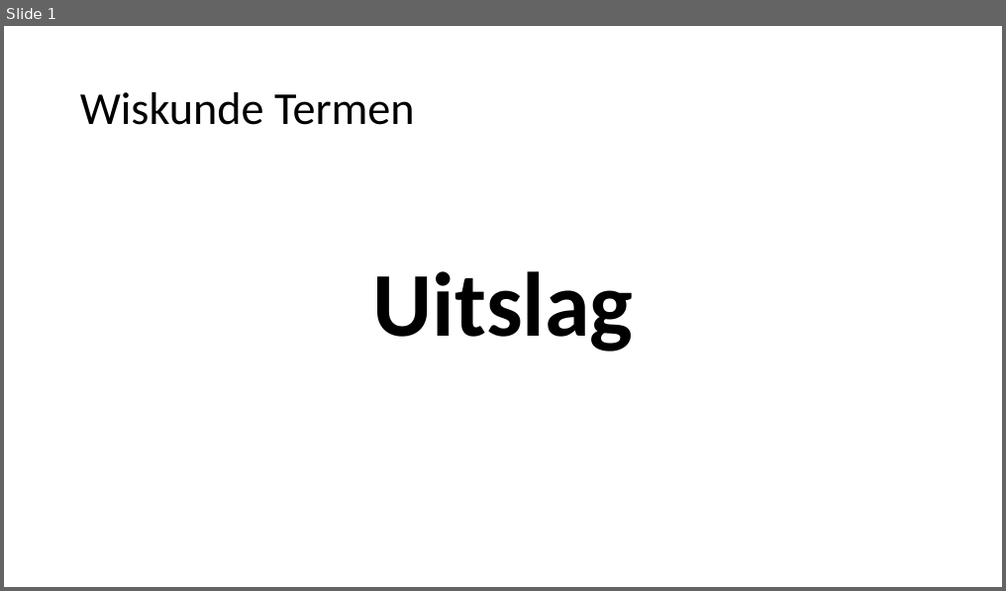
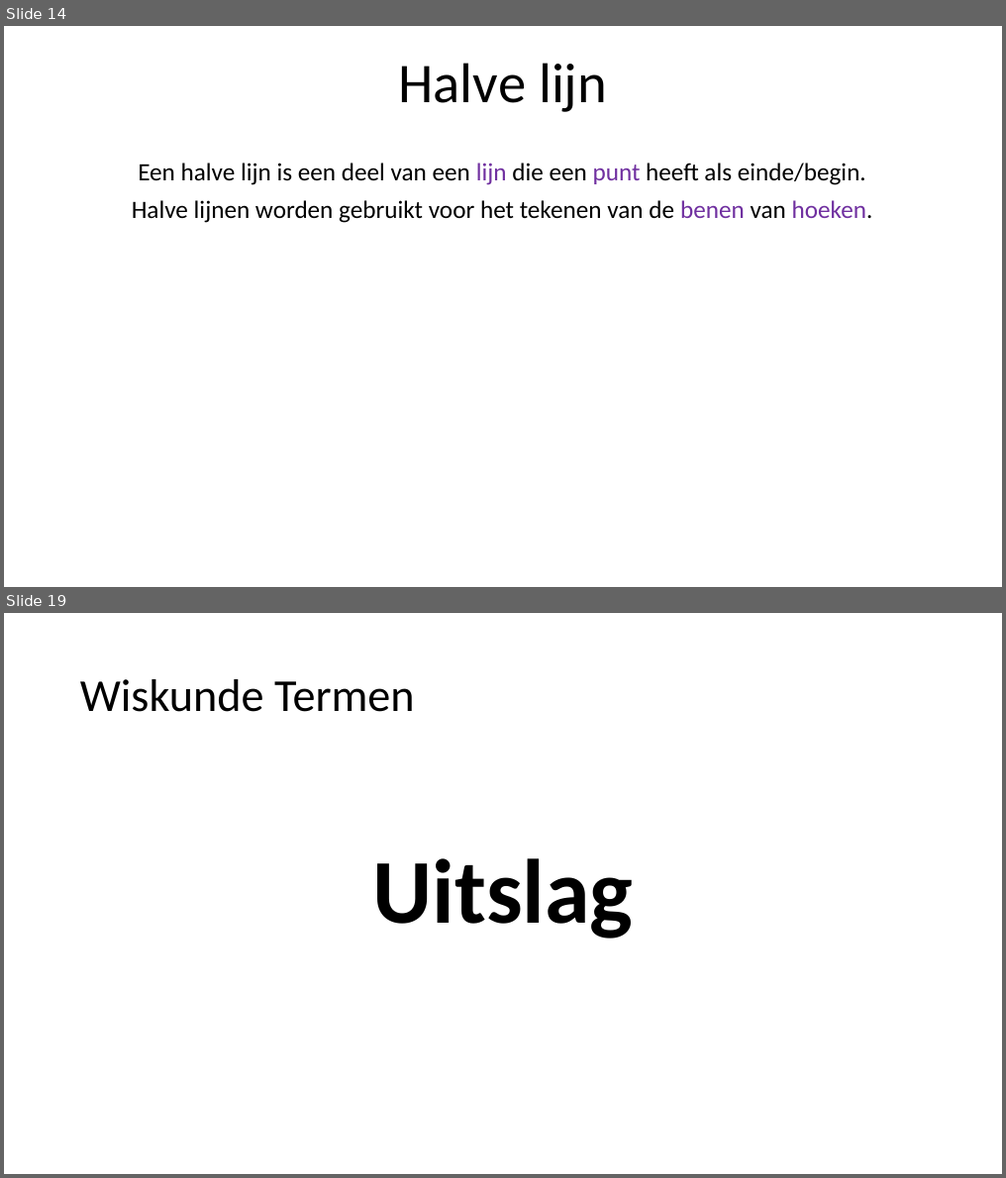
Before and after one commit to heinvinkel/wiskundetermen, a slide deck: meetkunde/AAAAMeetkunde.pptx. Shown one above the other, each under a label of ours: slide 1 before the commit, slides 14 and 19 after it; the slides between them are not shown. The pictures are 1006x591 and 1006x1178 pixels, drawn with LibreOffice and Linux fonts; fonts in the diff are those of the drawing. Boxes give left, top, right and bottom in pixels: in the first picture for what was removed or moved away, otherwise in the second. Text is boxed around its words. In the diff, an @@ line names an element or a change of style, - is before the commit and + after.

```diff
--- a/meetkunde/AAAAMeetkunde.pptx
+++ b/meetkunde/AAAAMeetkunde.pptx
@@ slide 14 added at (x1=4, y1=26, x2=1002, y2=587), background #FFFFFF @@
@@ title added at (x1=399, y1=63, x2=607, y2=112), 54 pt, text #000000 @@
+Halve lijn
@@ subtitle added at (x1=132, y1=163, x2=873, y2=223), 24 pt, text #000000 @@
+Een halve lijn is een deel van een lijn die een punt heeft als einde/begin.
+Halve lijnen worden gebruikt voor het tekenen van de benen van hoeken.
@@ what was slide 1 is now slide 19 @@
```
Also in this commit, not shown: 17 other slides added, 4 other files.
